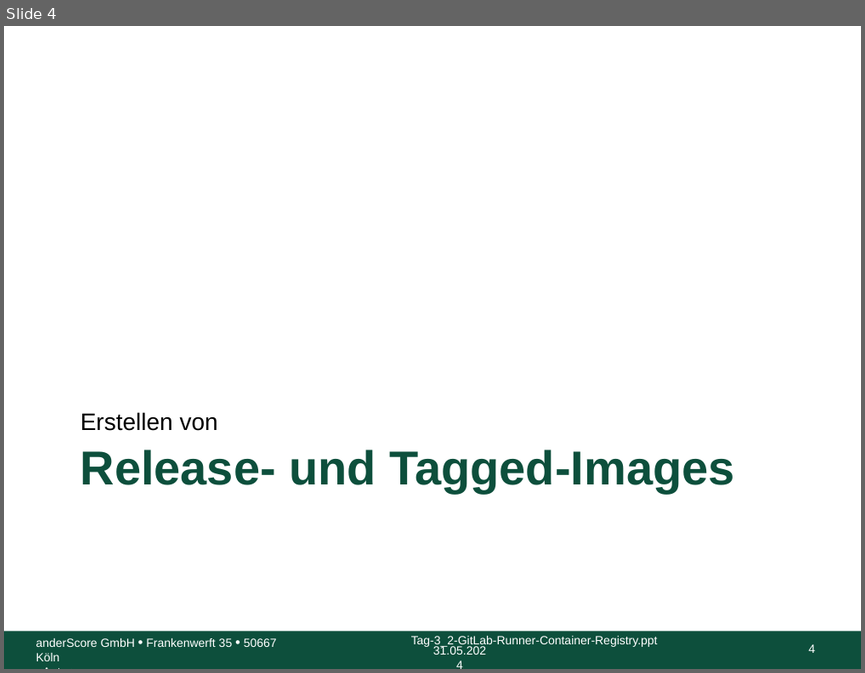
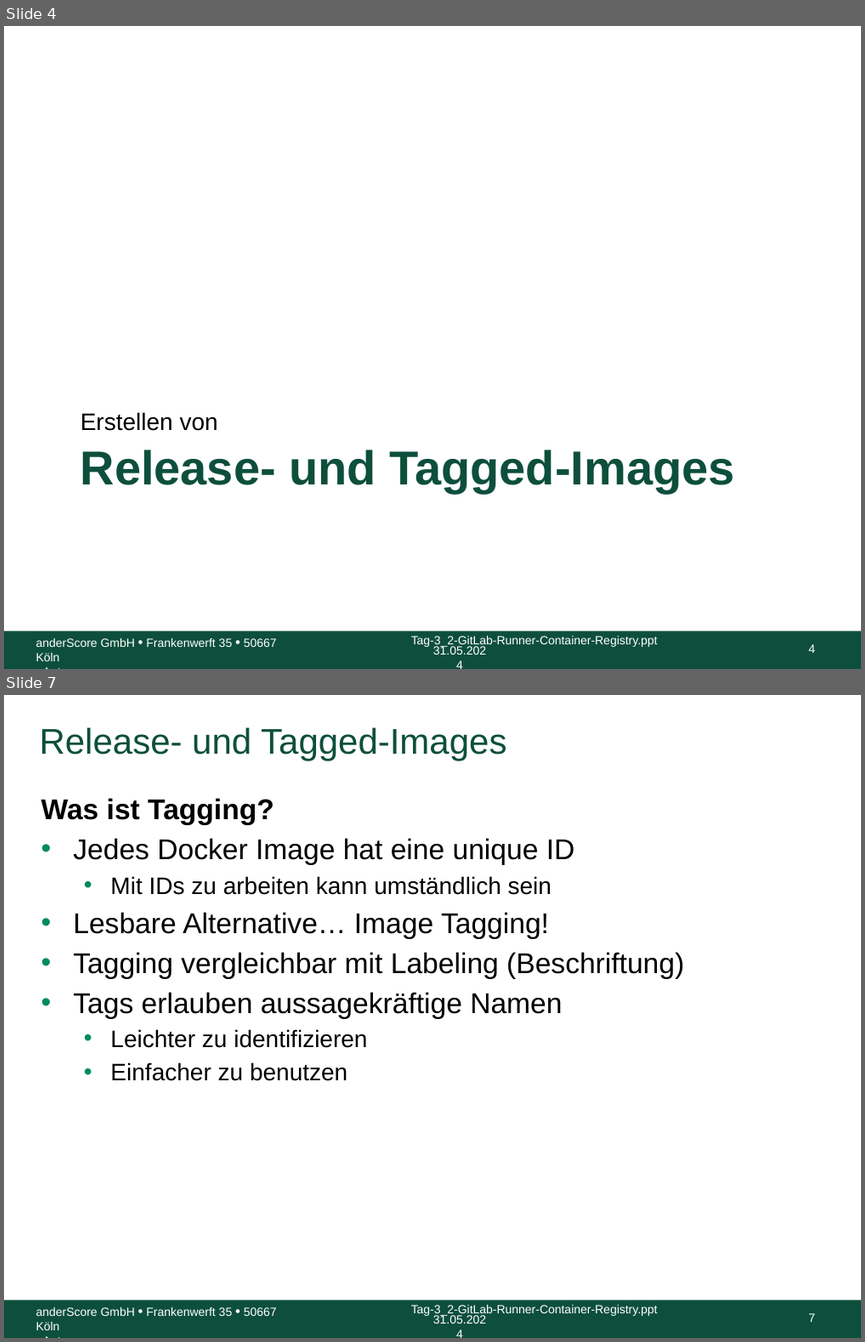
Before and after one commit to anderscore-gmbh/gitlab, a slide deck: slides/Tag-3_3-Release-und-Tagged-Images.pptx. Shown one above the other, each under a label of ours: slide 4 before the commit, slides 4 and 7 after it; the slides between them are not shown. The pictures are 865x673 and 865x1342 pixels, drawn with LibreOffice and Linux fonts; fonts in the diff are those of the drawing; background and template pictures are left out. Boxes give left, top, right and bottom in pixels: in the first picture for what was removed or moved away, otherwise in the second. Text is boxed around its words. In the diff, an @@ line names an element or a change of style, - is before the commit and + after.

Commit message:
Tag-3_3: Tagging von Docker Images abgeschlossen

```diff
--- a/slides/Tag-3_3-Release-und-Tagged-Images.pptx
+++ b/slides/Tag-3_3-Release-und-Tagged-Images.pptx
@@ slide 7 added at [4, 695, 861, 1338], background #FFFFFF; not listed: 5 template elements that a slide beside it also shows @@
@@ title added at [40, 727, 506, 760], 30 pt, text #0D4F3C @@
+Release- und Tagged-Images
@@ text added at [41, 798, 684, 1081], 24 pt, text #000000 @@
+Was ist Tagging?
+• Jedes Docker Image hat eine unique ID
+  • Mit IDs zu arbeiten kann umständlich sein
+• Lesbare Alternative… Image Tagging!
+• Tagging vergleichbar mit Labeling (Beschriftung)
+• Tags erlauben aussagekräftige Namen
+  • Leichter zu identifizieren
+  • Einfacher zu benutzen
```
Also in this commit, not shown: 8 other slides added.
